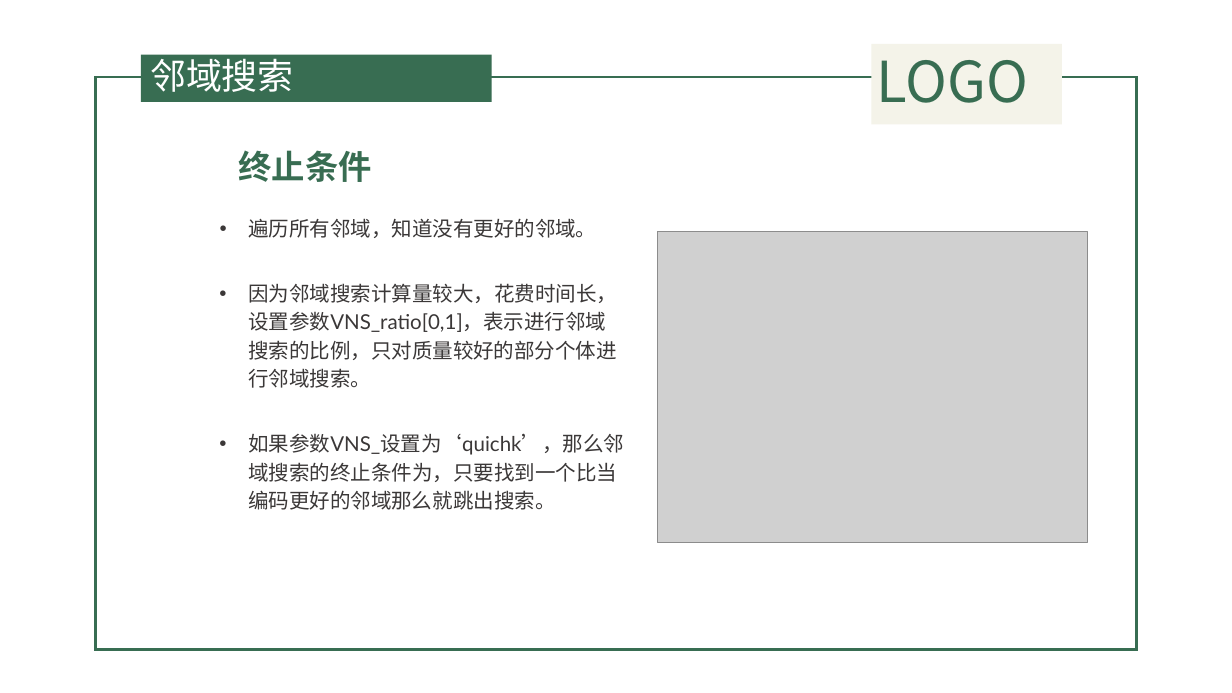
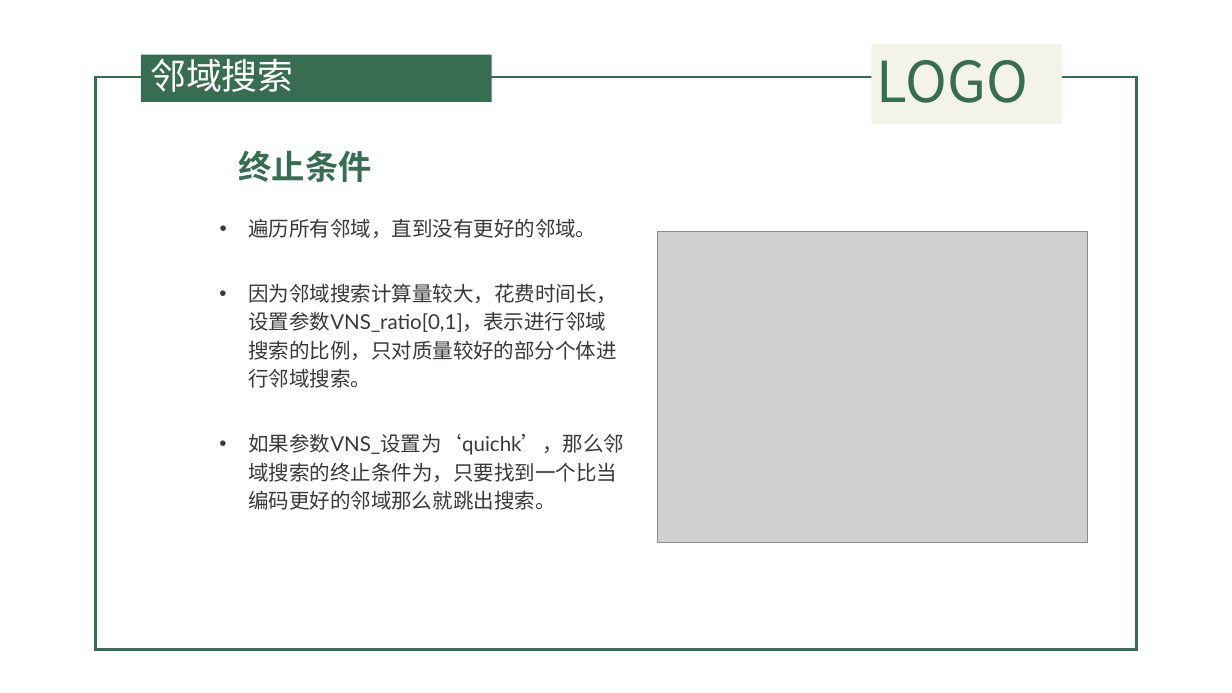
Before and after one commit to QuanQuan6/copy2, a slide deck: slide 27 of 遗传算法.pptx. Drawn at 1232x693 pixels with LibreOffice and Linux fonts; fonts in the diff are those of the drawing; grey boxes stand for pictures; background and template pictures are left out. Boxes give left, top, right and bottom in pixels: in the first picture for what was removed or moved away, otherwise in the second. Text is boxed around its words. In the diff, an @@ line names an element or a change of style, - is before the commit and + after.

```diff
--- a/遗传算法.pptx
+++ b/遗传算法.pptx
@@ text at [248, 218, 596, 238]: text changed @@
-• 遍历所有邻域，知道没有更好的邻域。
+• 遍历所有邻域，直到没有更好的邻域。
```
Also in this commit, not shown: 9 other slides changed, 8 slides added, 9 slides removed, 44 other files.
